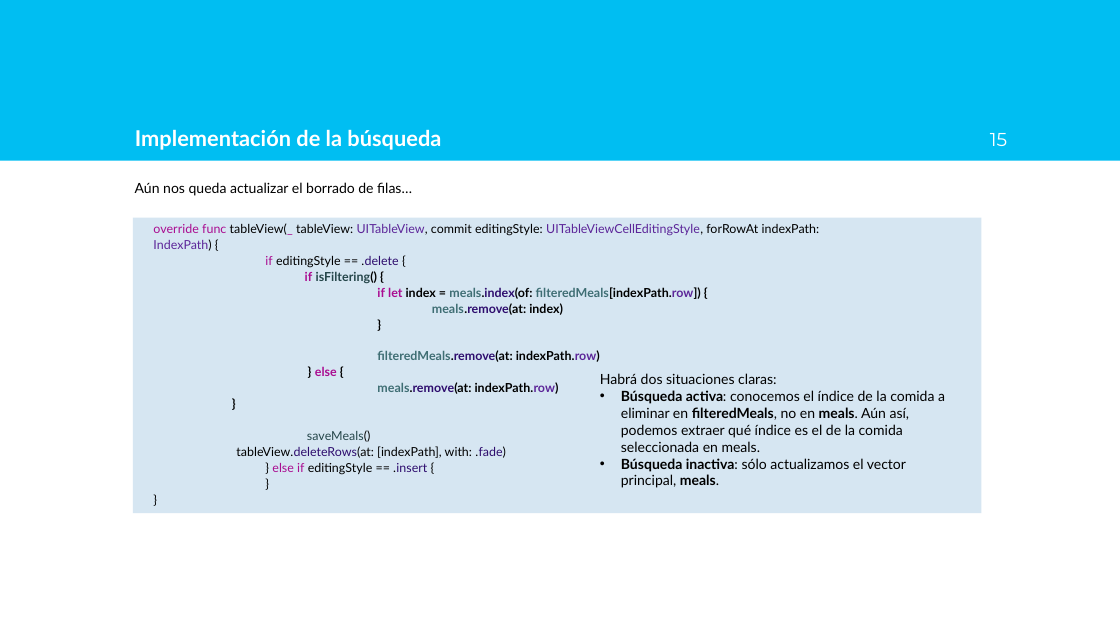
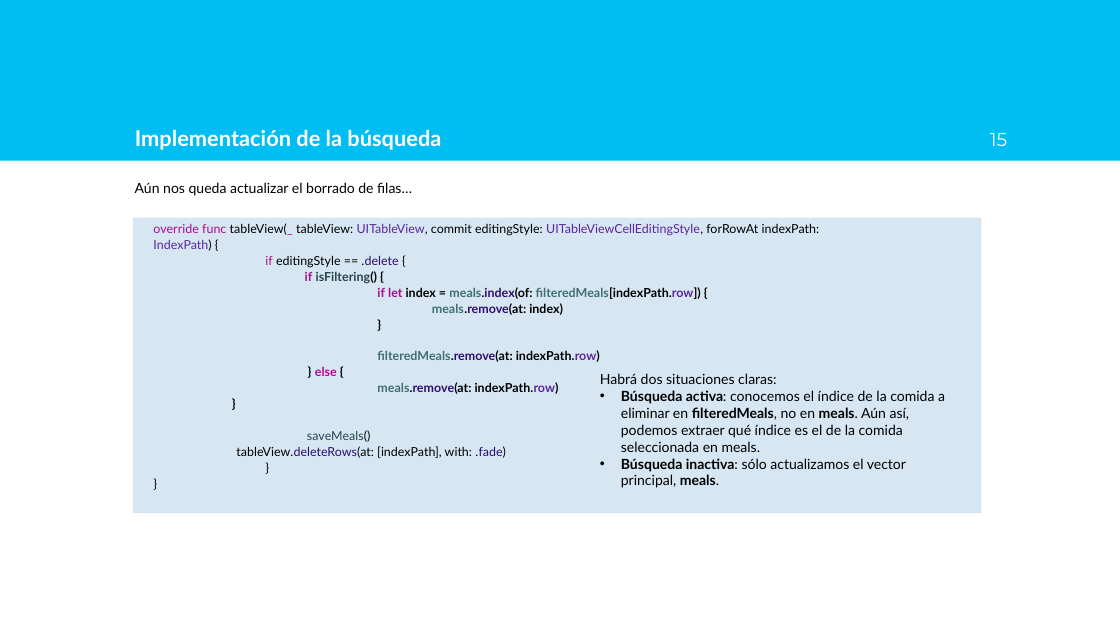
Before and after one commit to AlfonsoLRz/iOS_SearchBar, a slide deck: slide 15 of doc/Presentación.pptx. Drawn at 1120x630 pixels with LibreOffice and Linux fonts; fonts in the diff are those of the drawing; background and template pictures are left out. Boxes give left, top, right and bottom in pixels: in the first picture for what was removed or moved away, otherwise in the second. Text is boxed around its words. In the diff, an @@ line names an element or a change of style, - is before the commit and + after.

```diff
--- a/doc/Presentación.pptx
+++ b/doc/Presentación.pptx
@@ text at bbox=[272, 463, 427, 475]: paragraph removed @@
-} else if editingStyle == .insert {
```
Also in this commit, not shown: 9 other slides changed, 3 other files.
